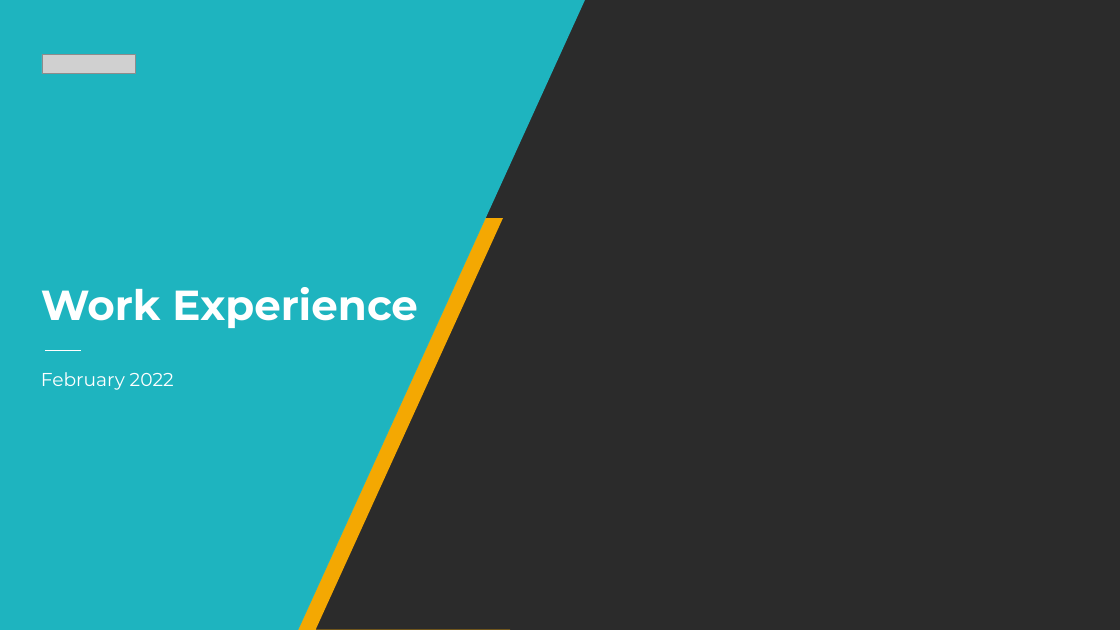
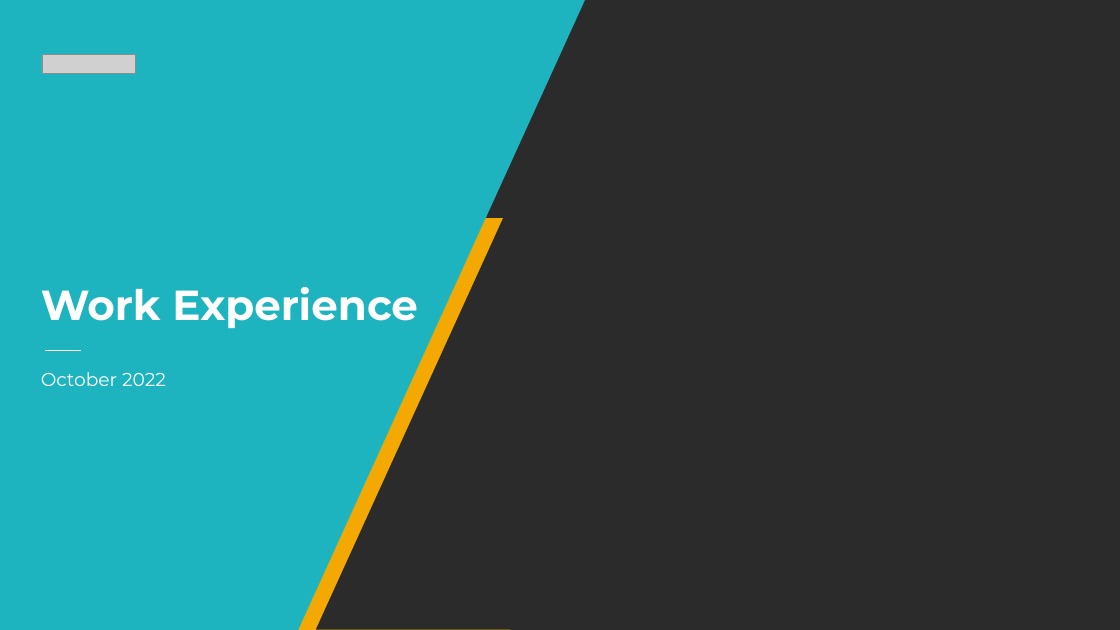
Before and after one commit to CarlyG55/Tetris-WorkExperience2022, a slide deck: slide 1 of presentations/intro.pptx. Drawn at 1120x630 pixels with LibreOffice and Linux fonts; fonts in the diff are those of the drawing; grey boxes stand for pictures; background and template pictures are left out; a plain dark background stands for a picture behind light text. Boxes give left, top, right and bottom in pixels: in the first picture for what was removed or moved away, otherwise in the second. Text is boxed around its words. In the diff, an @@ line names an element or a change of style, - is before the commit and + after.

```diff
--- a/presentations/intro.pptx
+++ b/presentations/intro.pptx
@@ subtitle at <box>41,372,166,386</box>: text changed @@
-February 2022
+October 2022
```
Also in this commit, not shown: 8 other slides changed, 2 other files.
